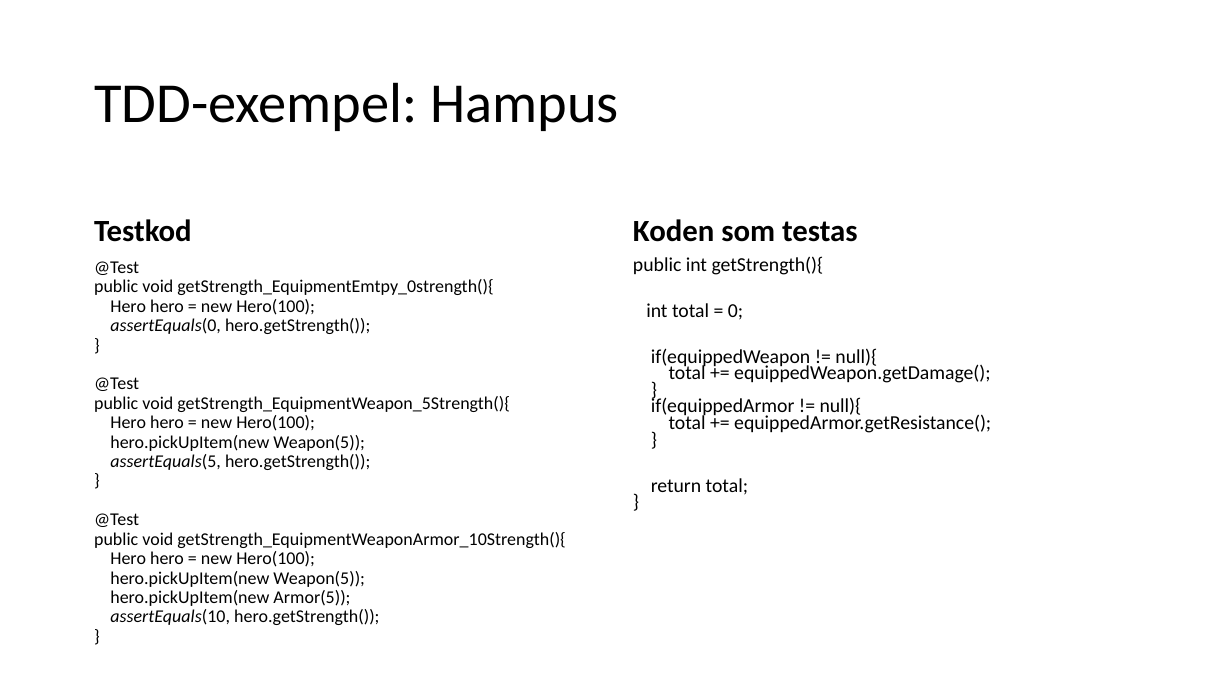
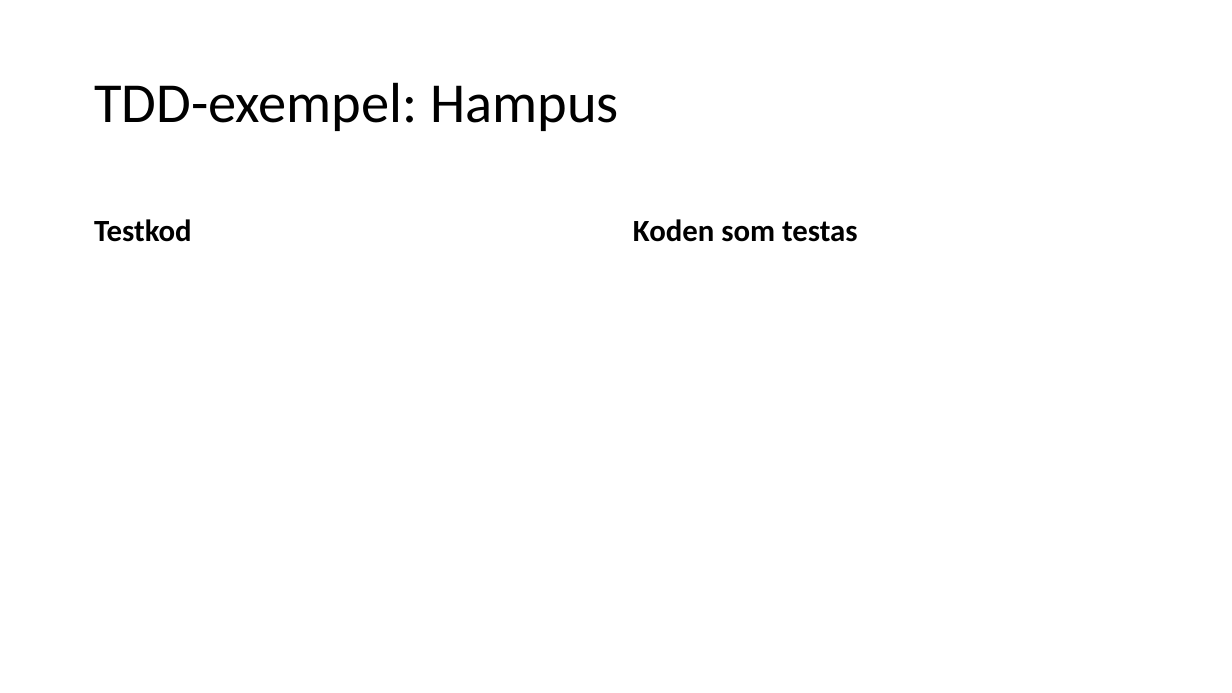
Before and after one commit to hampusidstam/InteGame, a slide deck: slide 13 of docs/Slutredovisning_grp5_v8.pptx. Drawn at 1232x693 pixels with LibreOffice and Linux fonts; fonts in the diff are those of the drawing. Boxes give left, top, right and bottom in pixels: in the first picture for what was removed or moved away, otherwise in the second. Text is boxed around its words. In the diff, an @@ line names an element or a change of style, - is before the commit and + after.

```diff
--- a/docs/Slutredovisning_grp5_v8.pptx
+++ b/docs/Slutredovisning_grp5_v8.pptx
@@ text removed at <box>94,261,565,625</box> @@
-@Test
-public void getStrength_EquipmentEmtpy_0strength(){
-Hero hero = new Hero(100);
-assertEquals(0, hero.getStrength());
-}
-@Test
-public void getStrength_EquipmentWeapon_5Strength(){
-Hero hero = new Hero(100);
-hero.pickUpItem(new Weapon(5));
-assertEquals(5, hero.getStrength());
-}
-@Test
-public void getStrength_EquipmentWeaponArmor_10Strength(){
-Hero hero = new Hero(100);
-hero.pickUpItem(new Weapon(5));
-hero.pickUpItem(new Armor(5));
-assertEquals(10, hero.getStrength());
-}
@@ text removed at <box>633,256,991,495</box> @@
-public int getStrength(){
-int total = 0;
-if(equippedWeapon != null){
-total += equippedWeapon.getDamage();
-}
-if(equippedArmor != null){
-total += equippedArmor.getResistance();
-}
-return total;
-}
```
Also in this commit, not shown: 1 other slide changed, 1 other file.
